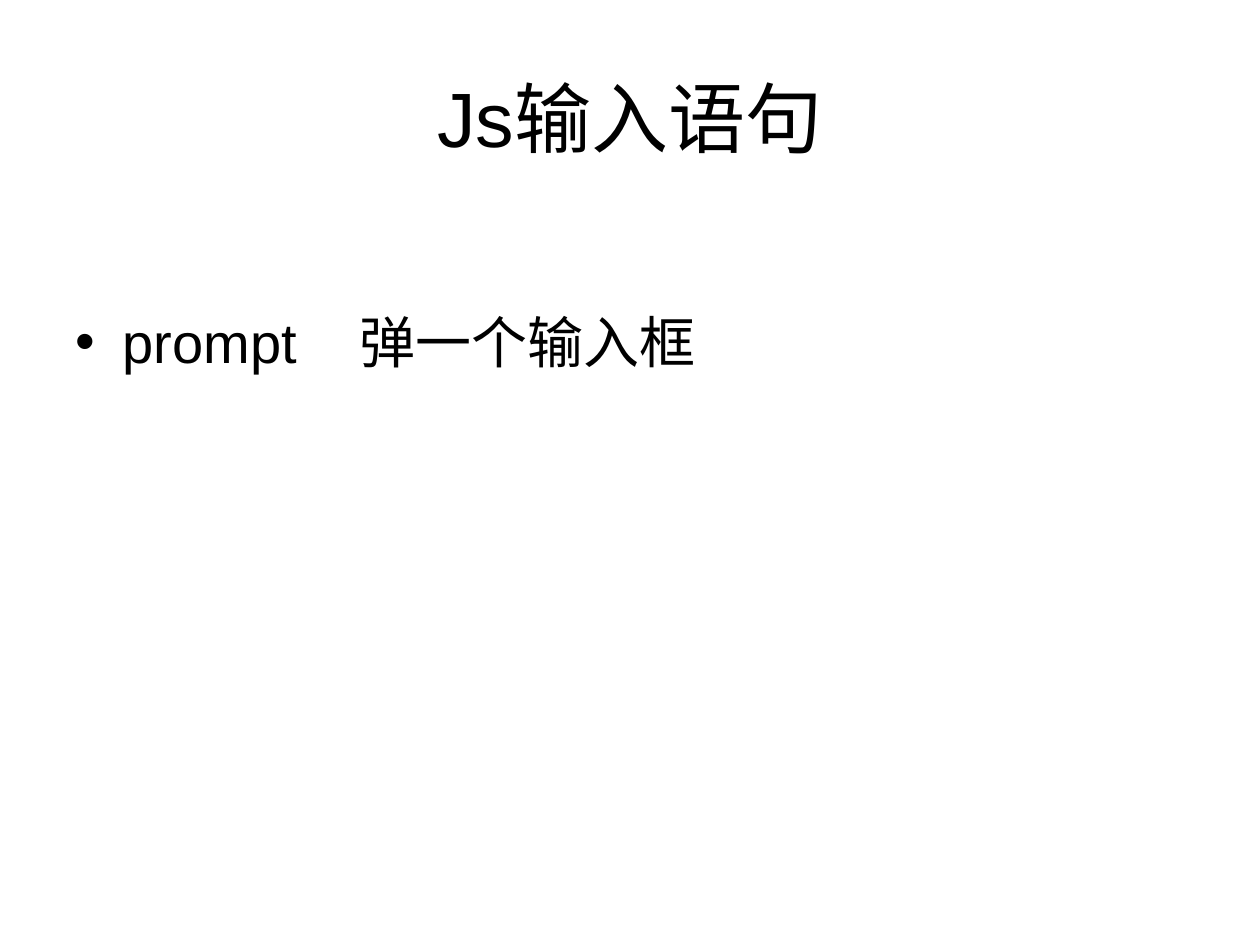
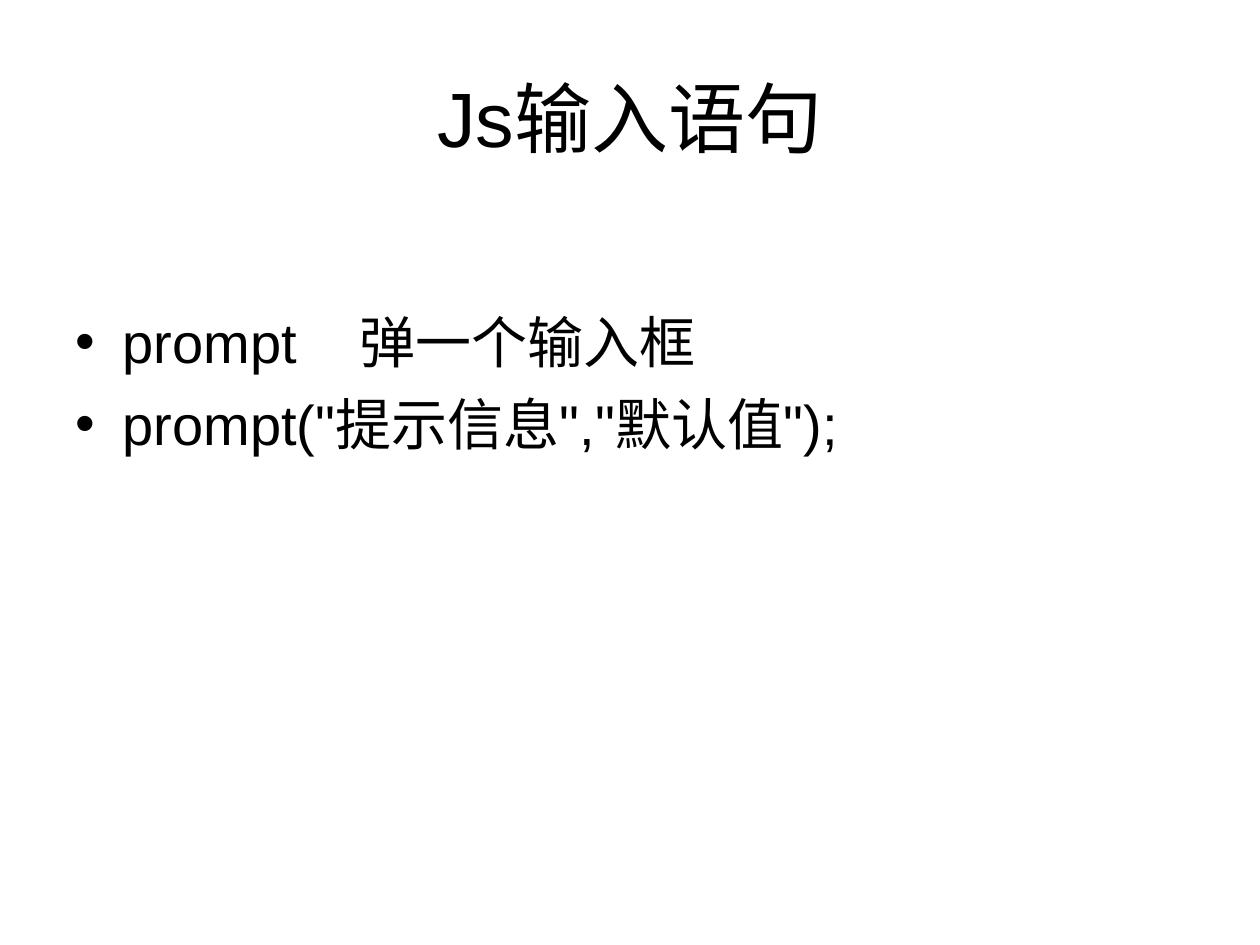
Before and after one commit to cd-vr1class/homework, a slide deck: slide 3 of ppt/7-7js输入输出语句、运算符.ppt (slide 16 before the commit). Drawn at 1260x945 pixels with LibreOffice and Linux fonts; fonts in the diff are those of the drawing. Boxes give left, top, right and bottom in pixels: in the first picture for what was removed or moved away, otherwise in the second. Text is boxed around its words. In the diff, an @@ line names an element or a change of style, - is before the commit and + after.

```diff
--- a/ppt/7-7js输入输出语句、运算符.ppt
+++ b/ppt/7-7js输入输出语句、运算符.ppt
@@ text at (123,400,838,455): paragraph added @@
+• prompt("提示信息","默认值");
```
Also in this commit, not shown: 4 other slides changed, 4 slides added, 3 slides removed, 2 other files.
